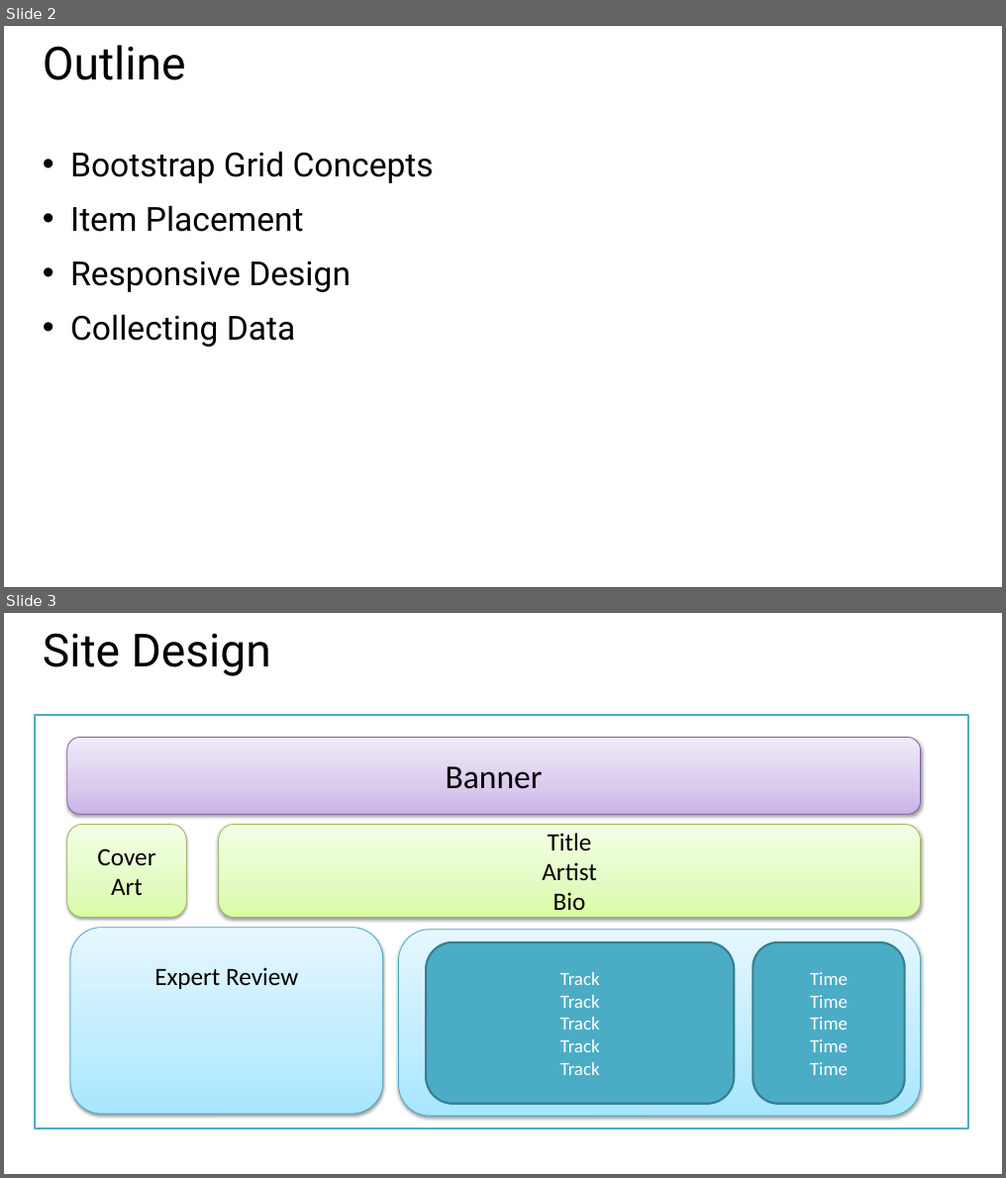
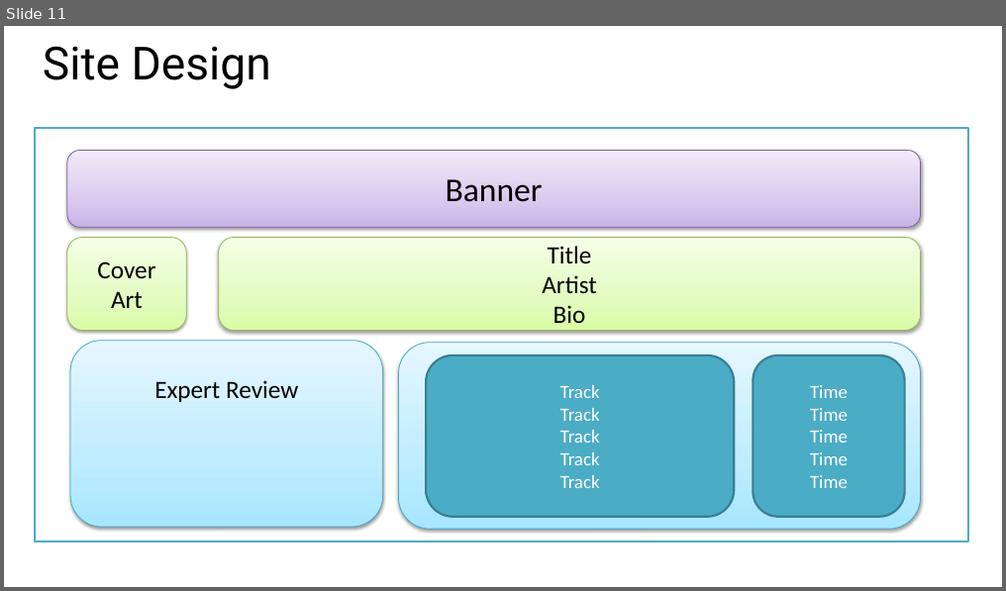
Before and after one commit to zmy/Bootstrap-edX, a slide deck: Slides/Week 1 - Part 2 - Page layout.pptx. Shown one above the other, each under a label of ours: slides 2 and 3 before the commit, slide 11 after it. The pictures are 1006x1178 and 1006x591 pixels, drawn with LibreOffice and Linux fonts; fonts in the diff are those of the drawing. Boxes give left, top, right and bottom in pixels: in the first picture for what was removed or moved away, otherwise in the second. Text is boxed around its words. In the diff, an @@ line names an element or a change of style, - is before the commit and + after.

```diff
--- a/Slides/Week 1 - Part 2 - Page layout.pptx
+++ b/Slides/Week 1 - Part 2 - Page layout.pptx
@@ slide 2 removed at <box>4,26,1002,587</box>, background #FFFFFF @@
@@ title removed at <box>43,45,186,80</box> @@
-Outline
@@ text removed at <box>70,151,434,347</box> @@
-• Bootstrap Grid Concepts
-• Item Placement
-• Responsive Design
-• Collecting Data
@@ what was slide 3 is now slide 11 @@
```
Also in this commit, not shown: 1 slide changed, 9 slides added, 6 other slides removed, 3 other files.
